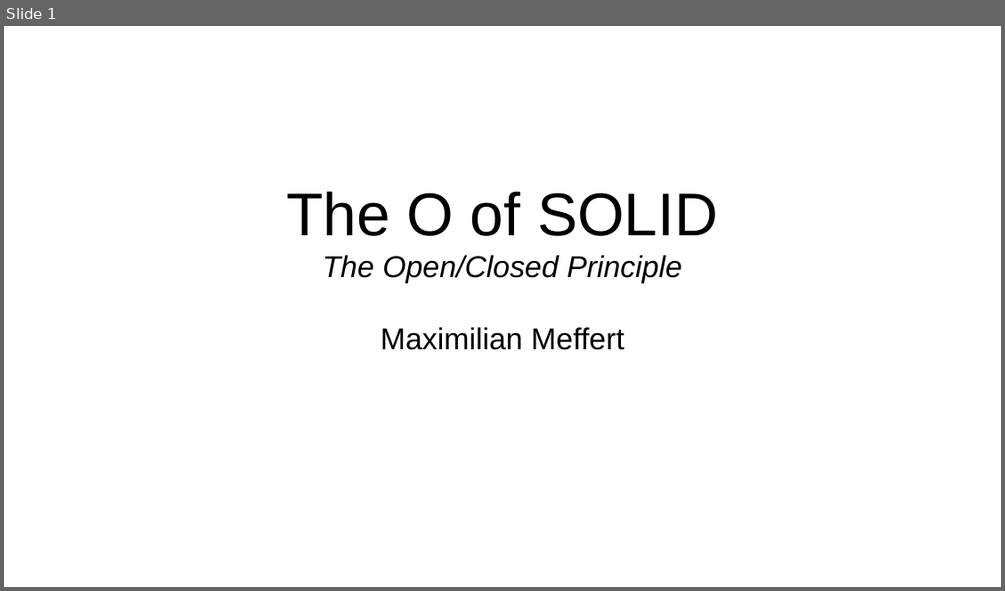
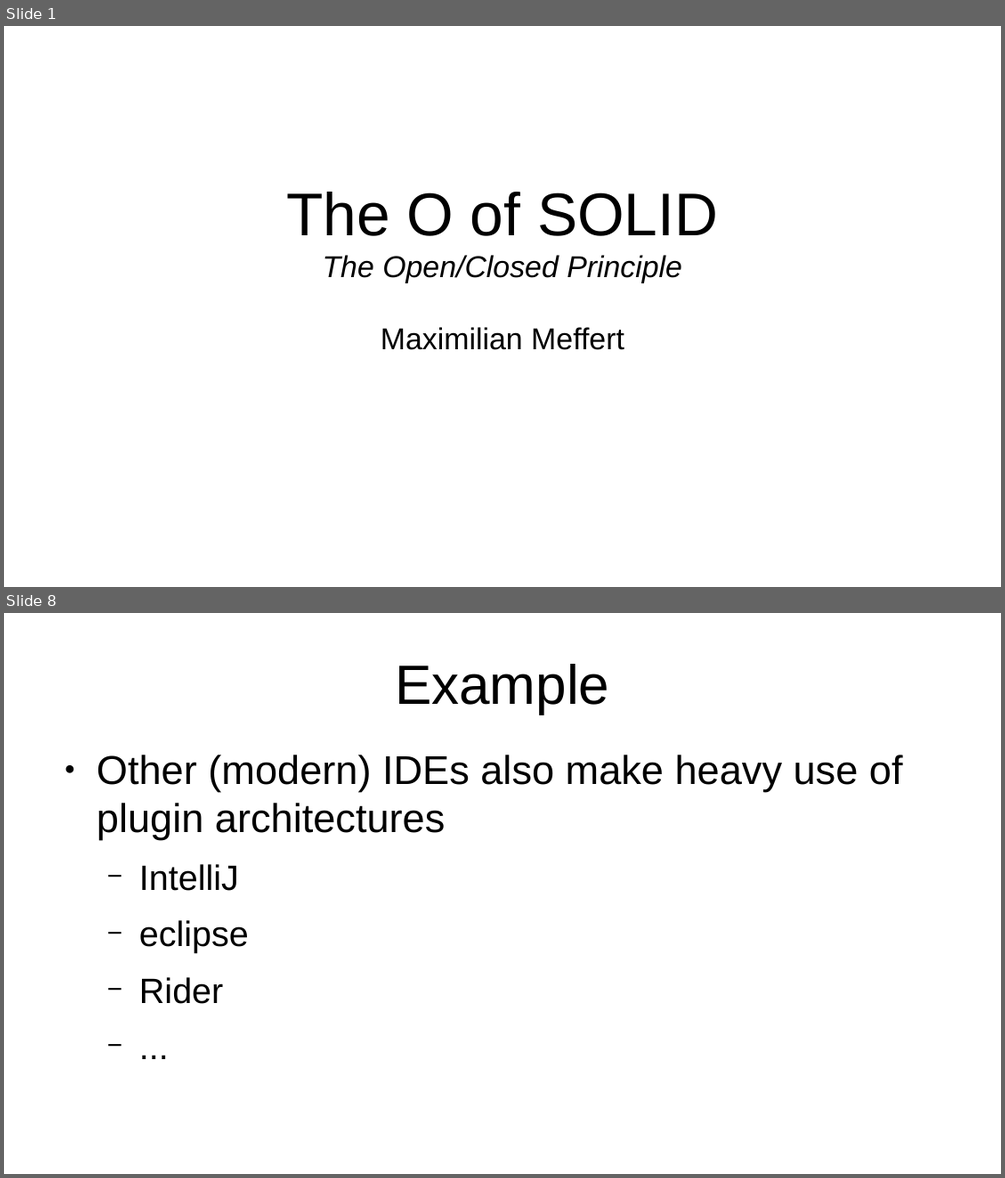
Before and after one commit to maxmeffert/SOLID, a slide deck: TheOofSOLID/TheOofSOLID.odp. Shown one above the other, each under a label of ours: slide 1 before the commit, slides 1 and 8 after it; the slides between them are not shown. The pictures are 1005x591 and 1005x1178 pixels, drawn with LibreOffice and Linux fonts; fonts in the diff are those of the drawing. Boxes give left, top, right and bottom in pixels: in the first picture for what was removed or moved away, otherwise in the second. Text is boxed around its words. In the diff, an @@ line names an element or a change of style, - is before the commit and + after.

```diff
--- a/TheOofSOLID/TheOofSOLID.odp
+++ b/TheOofSOLID/TheOofSOLID.odp
@@ slide 8 added at <box>4,613,1001,1174</box>, background #FFFFFF @@
@@ title added at <box>395,664,609,714</box>, 44 pt, text #000000 @@
+Example
@@ text added at <box>97,755,903,1004</box>, 32 pt, text #000000 @@
+● Other (modern) IDEs also make heavy use of plugin architectures
+  − IntelliJ
+  − eclipse
+  − Rider
+  − ...
```
Also in this commit, not shown: 17 other slides added, 1 other file.
